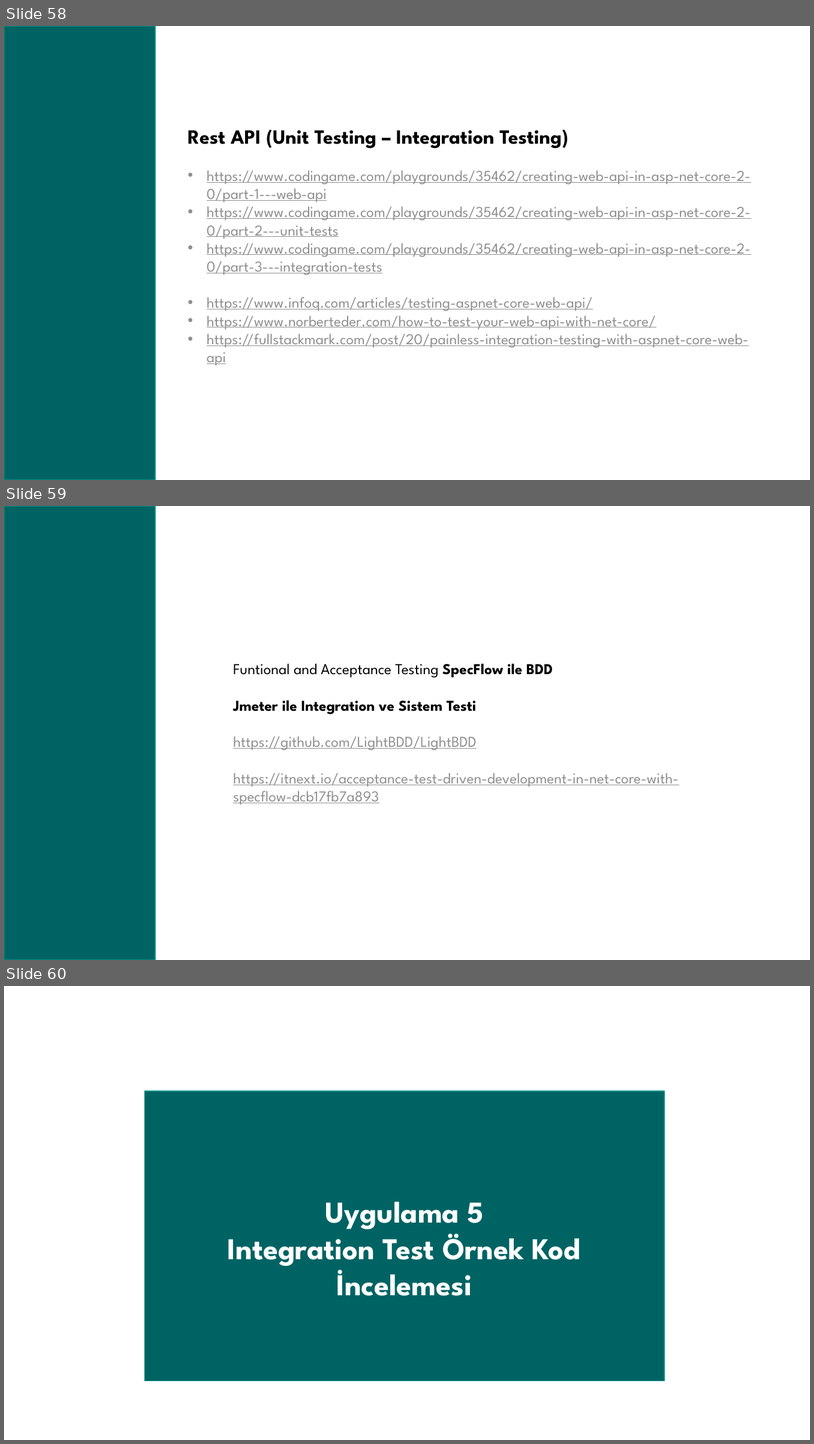
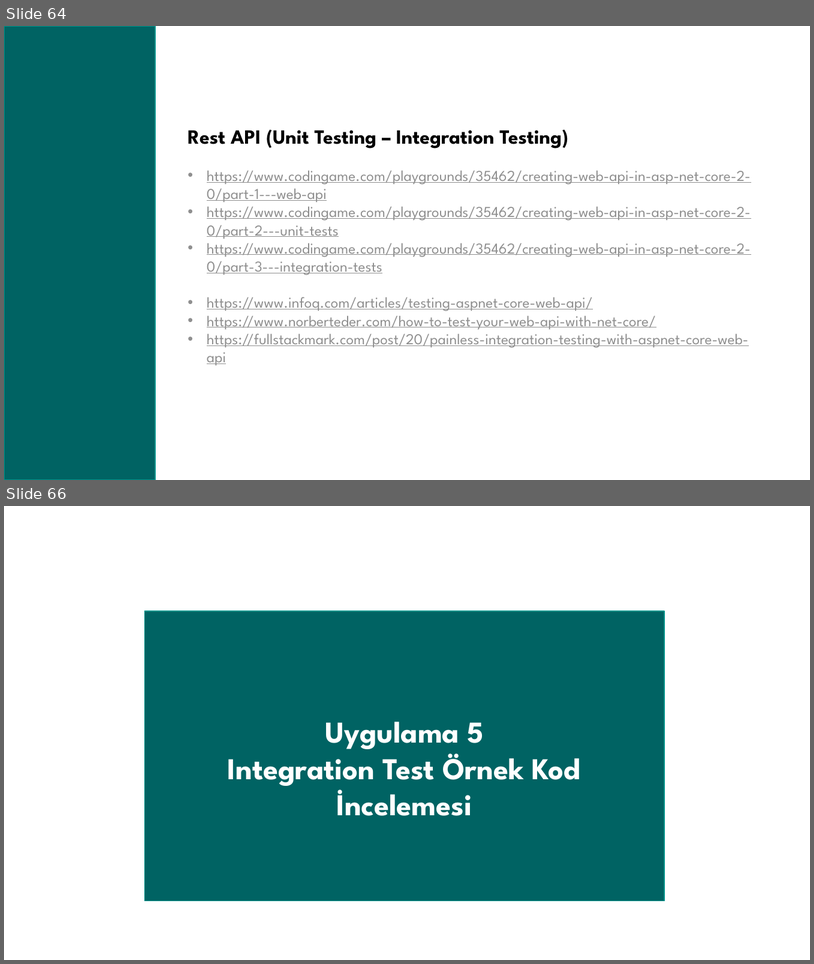
Before and after one commit to arifcakir/dotnettest, a slide deck: TestingAndBestPractices.pptx. Shown one above the other, each under a label of ours: slides 58, 59 and 60 before the commit, slides 64 and 66 after it; the slides between them are not shown. The pictures are 814x1444 and 814x964 pixels, drawn with LibreOffice and Linux fonts; fonts in the diff are those of the drawing. Boxes give left, top, right and bottom in pixels: in the first picture for what was removed or moved away, otherwise in the second. Text is boxed around its words. In the diff, an @@ line names an element or a change of style, - is before the commit and + after.

```diff
--- a/TestingAndBestPractices.pptx
+++ b/TestingAndBestPractices.pptx
@@ slide 59 removed at bbox=[4, 506, 810, 960], background #FFFFFF @@
@@ rectangle removed at bbox=[4, 506, 155, 960] @@
@@ text removed at bbox=[233, 663, 679, 804] @@
-Funtional and Acceptance Testing SpecFlow ile BDD
-Jmeter ile Integration ve Sistem Testi
-https://github.com/LightBDD/LightBDD
-https://itnext.io/acceptance-test-driven-development-in-net-core-with-specflow-dcb17fb7a893
@@ what was slide 58 is now slide 64 @@
@@ what was slide 60 is now slide 66 @@
```
Also in this commit, not shown: 3 slides changed, 12 slides added, 1 other slide removed, 1 other file.
